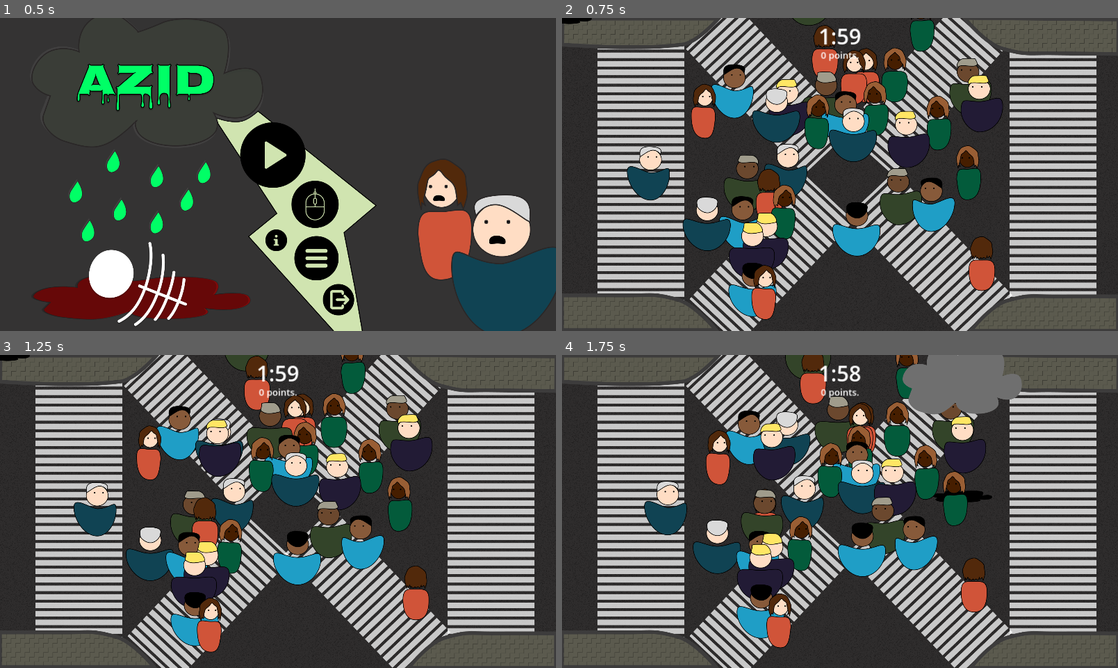
Above: before the commit, frames 1-4 (two rows, left to right).
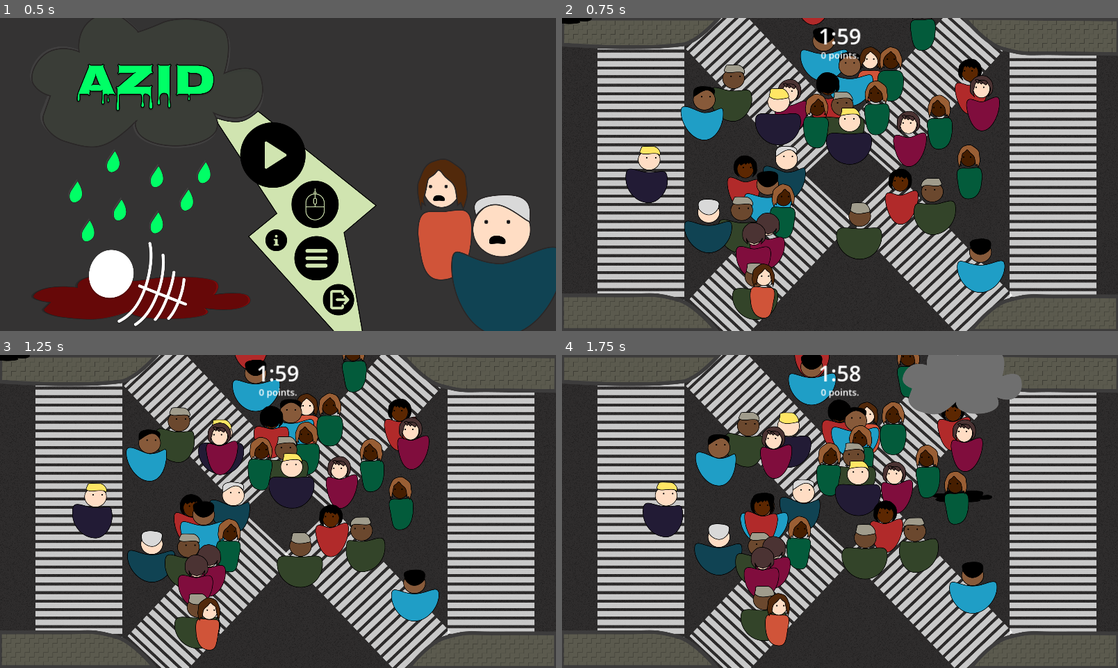
Above: after the commit, the same moments.

Repository: wetrustinprize/trijam-268
Game: Godot game, scene res://scenes/main_menu.tscn
Two runs of this game, one before a commit and one after it. Both use one fixed random seed, a clock stepped at 60 frames per second and the inputs below. Sound files missing from this copy of the repository are replaced by a short silence.
Inputs (mouse positions are in pixels of both pictures, inside the frame that each line leads up to):
- Up to frame 1 (0.5 s): no input
- Up to frame 2 (0.75 s): click (834, 155) at 0.5 s
- Up to frame 3 (1.25 s): no input
- Up to frame 4 (1.75 s): move the mouse to (962, 495) at 1.27 s; click (962, 495) at 1.42 s

Frame 1 is identical in both runs. In frame 2, 18% of the frame differs, in the area x 11-80%, y 0-97%; in frame 3, 18%, in the area x 13-79%, y 0-95%; in frame 4, 18%.

Commit message:
feat: animations

Diff:
--- a/animations/humans/human_b1.tres
+++ b/animations/humans/human_b1.tres
@@ -1,28 +1,43 @@
-[gd_resource type="SpriteFrames" load_steps=6 format=3 uid="uid://d34b4kxdhmpau"]
+[gd_resource type="SpriteFrames" load_steps=9 format=3 uid="uid://d34b4kxdhmpau"]
 
-[ext_resource type="Texture2D" uid="uid://745ilexljycu" path="res://sprites/human_w.png" id="1_1ew6p"]
+[ext_resource type="Texture2D" uid="uid://cf6urvw7hlgc7" path="res://sprites/human_b.png" id="1_up5gw"]
 
-[sub_resource type="AtlasTexture" id="AtlasTexture_fj7j4"]
-atlas = ExtResource("1_1ew6p")
-region = Rect2(400, 600, 200, 200)
+[sub_resource type="AtlasTexture" id="AtlasTexture_o2hki"]
+atlas = ExtResource("1_up5gw")
+region = Rect2(420, 0, 210, 222)
 
-[sub_resource type="AtlasTexture" id="AtlasTexture_0w7ak"]
-atlas = ExtResource("1_1ew6p")
-region = Rect2(600, 600, 200, 200)
+[sub_resource type="AtlasTexture" id="AtlasTexture_g8ueq"]
+atlas = ExtResource("1_up5gw")
+region = Rect2(420, 222, 210, 222)
 
-[sub_resource type="AtlasTexture" id="AtlasTexture_dtbqq"]
-atlas = ExtResource("1_1ew6p")
-region = Rect2(0, 600, 200, 200)
+[sub_resource type="AtlasTexture" id="AtlasTexture_esgih"]
+atlas = ExtResource("1_up5gw")
+region = Rect2(630, 0, 210, 222)
 
-[sub_resource type="AtlasTexture" id="AtlasTexture_h8qnw"]
-atlas = ExtResource("1_1ew6p")
-region = Rect2(200, 600, 200, 200)
+[sub_resource type="AtlasTexture" id="AtlasTexture_w8d18"]
+atlas = ExtResource("1_up5gw")
+region = Rect2(0, 0, 210, 222)
+
+[sub_resource type="AtlasTexture" id="AtlasTexture_jrnsa"]
+atlas = ExtResource("1_up5gw")
+region = Rect2(0, 222, 210, 222)
+
+[sub_resource type="AtlasTexture" id="AtlasTexture_4hpww"]
+atlas = ExtResource("1_up5gw")
+region = Rect2(210, 0, 210, 222)
+
+[sub_resource type="AtlasTexture" id="AtlasTexture_id0wq"]
+atlas = ExtResource("1_up5gw")
+region = Rect2(210, 222, 210, 222)
 
 [resource]
 animations = [{
 "frames": [{
 "duration": 1.0,
-"texture": SubResource("AtlasTexture_fj7j4")
+"texture": SubResource("AtlasTexture_o2hki")
+}, {
+"duration": 1.0,
+"texture": SubResource("AtlasTexture_g8ueq")
 }],
 "loop": true,
 "name": &"back",
@@ -30,7 +45,7 @@
 }, {
 "frames": [{
 "duration": 1.0,
-"texture": SubResource("AtlasTexture_0w7ak")
+"texture": SubResource("AtlasTexture_esgih")
 }],
 "loop": true,
 "name": &"dead",
@@ -38,7 +53,10 @@
 }, {
 "frames": [{
 "duration": 1.0,
-"texture": SubResource("AtlasTexture_dtbqq")
+"texture": SubResource("AtlasTexture_w8d18")
+}, {
+"duration": 1.0,
+"texture": SubResource("AtlasTexture_jrnsa")
 }],
 "loop": true,
 "name": &"forward",
@@ -46,7 +64,10 @@
 }, {
 "frames": [{
 "duration": 1.0,
-"texture": SubResource("AtlasTexture_h8qnw")
+"texture": SubResource("AtlasTexture_4hpww")
+}, {
+"duration": 1.0,
+"texture": SubResource("AtlasTexture_id0wq")
 }],
 "loop": true,
 "name": &"side",
--- a/animations/humans/human_b2.tres
+++ b/animations/humans/human_b2.tres
@@ -1,28 +1,43 @@
-[gd_resource type="SpriteFrames" load_steps=6 format=3 uid="uid://uwu11wp0e0cs"]
+[gd_resource type="SpriteFrames" load_steps=9 format=3 uid="uid://uwu11wp0e0cs"]
 
 [ext_resource type="Texture2D" uid="uid://cf6urvw7hlgc7" path="res://sprites/human_b.png" id="1_ad7bo"]
 
-[sub_resource type="AtlasTexture" id="AtlasTexture_cvi16"]
+[sub_resource type="AtlasTexture" id="AtlasTexture_virq3"]
 atlas = ExtResource("1_ad7bo")
-region = Rect2(400, 0, 200, 200)
+region = Rect2(420, 444, 210, 222)
 
-[sub_resource type="AtlasTexture" id="AtlasTexture_p4yv7"]
+[sub_resource type="AtlasTexture" id="AtlasTexture_e84u7"]
 atlas = ExtResource("1_ad7bo")
-region = Rect2(600, 200, 200, 200)
+region = Rect2(420, 666, 210, 222)
 
-[sub_resource type="AtlasTexture" id="AtlasTexture_eeuvs"]
+[sub_resource type="AtlasTexture" id="AtlasTexture_11dg2"]
 atlas = ExtResource("1_ad7bo")
-region = Rect2(0, 0, 200, 200)
+region = Rect2(630, 444, 210, 222)
 
-[sub_resource type="AtlasTexture" id="AtlasTexture_8njng"]
+[sub_resource type="AtlasTexture" id="AtlasTexture_d8bdk"]
 atlas = ExtResource("1_ad7bo")
-region = Rect2(200, 0, 200, 200)
+region = Rect2(0, 444, 210, 222)
+
+[sub_resource type="AtlasTexture" id="AtlasTexture_lc3ik"]
+atlas = ExtResource("1_ad7bo")
+region = Rect2(0, 666, 210, 222)
+
+[sub_resource type="AtlasTexture" id="AtlasTexture_07ep0"]
+atlas = ExtResource("1_ad7bo")
+region = Rect2(210, 444, 210, 222)
+
+[sub_resource type="AtlasTexture" id="AtlasTexture_85xc8"]
+atlas = ExtResource("1_ad7bo")
+region = Rect2(210, 666, 210, 222)
 
 [resource]
 animations = [{
 "frames": [{
 "duration": 1.0,
-"texture": SubResource("AtlasTexture_cvi16")
+"texture": SubResource("AtlasTexture_virq3")
+}, {
+"duration": 1.0,
+"texture": SubResource("AtlasTexture_e84u7")
 }],
 "loop": true,
 "name": &"back",
@@ -30,7 +45,7 @@
 }, {
 "frames": [{
 "duration": 1.0,
-"texture": SubResource("AtlasTexture_p4yv7")
+"texture": SubResource("AtlasTexture_11dg2")
 }],
 "loop": true,
 "name": &"dead",
@@ -38,7 +53,10 @@
 }, {
 "frames": [{
 "duration": 1.0,
-"texture": SubResource("AtlasTexture_eeuvs")
+"texture": SubResource("AtlasTexture_d8bdk")
+}, {
+"duration": 1.0,
+"texture": SubResource("AtlasTexture_lc3ik")
 }],
 "loop": true,
 "name": &"forward",
@@ -46,7 +64,10 @@
 }, {
 "frames": [{
 "duration": 1.0,
-"texture": SubResource("AtlasTexture_8njng")
+"texture": SubResource("AtlasTexture_07ep0")
+}, {
+"duration": 1.0,
+"texture": SubResource("AtlasTexture_85xc8")
 }],
 "loop": true,
 "name": &"side",
--- a/animations/humans/human_b3.tres
+++ b/animations/humans/human_b3.tres
@@ -1,28 +1,43 @@
-[gd_resource type="SpriteFrames" load_steps=6 format=3 uid="uid://dwhbog6qv6pru"]
+[gd_resource type="SpriteFrames" load_steps=9 format=3 uid="uid://dwhbog6qv6pru"]
 
 [ext_resource type="Texture2D" uid="uid://cf6urvw7hlgc7" path="res://sprites/human_b.png" id="1_2et2c"]
 
-[sub_resource type="AtlasTexture" id="AtlasTexture_pf2lv"]
+[sub_resource type="AtlasTexture" id="AtlasTexture_hb6u1"]
 atlas = ExtResource("1_2et2c")
-region = Rect2(400, 200, 200, 200)
+region = Rect2(420, 888, 210, 222)
 
-[sub_resource type="AtlasTexture" id="AtlasTexture_85hjf"]
+[sub_resource type="AtlasTexture" id="AtlasTexture_5m3nv"]
 atlas = ExtResource("1_2et2c")
-region = Rect2(600, 200, 200, 200)
+region = Rect2(420, 1110, 210, 222)
 
-[sub_resource type="AtlasTexture" id="AtlasTexture_kqpgy"]
+[sub_resource type="AtlasTexture" id="AtlasTexture_wfcpb"]
 atlas = ExtResource("1_2et2c")
-region = Rect2(0, 200, 200, 200)
+region = Rect2(630, 888, 210, 222)
 
-[sub_resource type="AtlasTexture" id="AtlasTexture_e0fxi"]
+[sub_resource type="AtlasTexture" id="AtlasTexture_vtgvr"]
 atlas = ExtResource("1_2et2c")
-region = Rect2(200, 200, 200, 200)
+region = Rect2(0, 888, 210, 222)
+
+[sub_resource type="AtlasTexture" id="AtlasTexture_v35wx"]
+atlas = ExtResource("1_2et2c")
+region = Rect2(0, 1110, 210, 222)
+
+[sub_resource type="AtlasTexture" id="AtlasTexture_n1p6d"]
+atlas = ExtResource("1_2et2c")
+region = Rect2(210, 888, 210, 222)
+
+[sub_resource type="AtlasTexture" id="AtlasTexture_gslhl"]
+atlas = ExtResource("1_2et2c")
+region = Rect2(210, 1110, 210, 222)
 
 [resource]
 animations = [{
 "frames": [{
 "duration": 1.0,
-"texture": SubResource("AtlasTexture_pf2lv")
+"texture": SubResource("AtlasTexture_hb6u1")
+}, {
+"duration": 1.0,
+"texture": SubResource("AtlasTexture_5m3nv")
 }],
 "loop": true,
 "name": &"back",
@@ -30,7 +45,7 @@
 }, {
 "frames": [{
 "duration": 1.0,
-"texture": SubResource("AtlasTexture_85hjf")
+"texture": SubResource("AtlasTexture_wfcpb")
 }],
 "loop": true,
 "name": &"dead",
@@ -38,7 +53,10 @@
 }, {
 "frames": [{
 "duration": 1.0,
-"texture": SubResource("AtlasTexture_kqpgy")
+"texture": SubResource("AtlasTexture_vtgvr")
+}, {
+"duration": 1.0,
+"texture": SubResource("AtlasTexture_v35wx")
 }],
 "loop": true,
 "name": &"forward",
@@ -46,7 +64,10 @@
 }, {
 "frames": [{
 "duration": 1.0,
-"texture": SubResource("AtlasTexture_e0fxi")
+"texture": SubResource("AtlasTexture_n1p6d")
+}, {
+"duration": 1.0,
+"texture": SubResource("AtlasTexture_gslhl")
 }],
 "loop": true,
 "name": &"side",
--- a/animations/humans/human_b4.tres
+++ b/animations/humans/human_b4.tres
@@ -1,28 +1,43 @@
-[gd_resource type="SpriteFrames" load_steps=6 format=3 uid="uid://7slo2vfapxk1"]
+[gd_resource type="SpriteFrames" load_steps=9 format=3 uid="uid://7slo2vfapxk1"]
 
 [ext_resource type="Texture2D" uid="uid://cf6urvw7hlgc7" path="res://sprites/human_b.png" id="1_grb0w"]
 
-[sub_resource type="AtlasTexture" id="AtlasTexture_h4quq"]
+[sub_resource type="AtlasTexture" id="AtlasTexture_5jddh"]
 atlas = ExtResource("1_grb0w")
-region = Rect2(400, 600, 200, 200)
+region = Rect2(420, 1332, 210, 222)
 
-[sub_resource type="AtlasTexture" id="AtlasTexture_gb7ys"]
+[sub_resource type="AtlasTexture" id="AtlasTexture_gkftj"]
 atlas = ExtResource("1_grb0w")
-region = Rect2(600, 600, 200, 200)
+region = Rect2(420, 1554, 210, 222)
 
-[sub_resource type="AtlasTexture" id="AtlasTexture_3f3t2"]
+[sub_resource type="AtlasTexture" id="AtlasTexture_evbvf"]
 atlas = ExtResource("1_grb0w")
-region = Rect2(0, 600, 200, 200)
+region = Rect2(630, 1332, 210, 222)
 
-[sub_resource type="AtlasTexture" id="AtlasTexture_i8uot"]
+[sub_resource type="AtlasTexture" id="AtlasTexture_bn4gx"]
 atlas = ExtResource("1_grb0w")
-region = Rect2(200, 600, 200, 200)
+region = Rect2(0, 1332, 210, 222)
+
+[sub_resource type="AtlasTexture" id="AtlasTexture_nrxq7"]
+atlas = ExtResource("1_grb0w")
+region = Rect2(0, 1554, 210, 222)
+
+[sub_resource type="AtlasTexture" id="AtlasTexture_vbead"]
+atlas = ExtResource("1_grb0w")
+region = Rect2(210, 1332, 210, 222)
+
+[sub_resource type="AtlasTexture" id="AtlasTexture_2x6gl"]
+atlas = ExtResource("1_grb0w")
+region = Rect2(210, 1554, 210, 222)
 
 [resource]
 animations = [{
 "frames": [{
 "duration": 1.0,
-"texture": SubResource("AtlasTexture_h4quq")
+"texture": SubResource("AtlasTexture_5jddh")
+}, {
+"duration": 1.0,
+"texture": SubResource("AtlasTexture_gkftj")
 }],
 "loop": true,
 "name": &"back",
@@ -30,7 +45,7 @@
 }, {
 "frames": [{
 "duration": 1.0,
-"texture": SubResource("AtlasTexture_gb7ys")
+"texture": SubResource("AtlasTexture_evbvf")
 }],
 "loop": true,
 "name": &"dead",
@@ -38,7 +53,10 @@
 }, {
 "frames": [{
 "duration": 1.0,
-"texture": SubResource("AtlasTexture_3f3t2")
+"texture": SubResource("AtlasTexture_bn4gx")
+}, {
+"duration": 1.0,
+"texture": SubResource("AtlasTexture_nrxq7")
 }],
 "loop": true,
 "name": &"forward",
@@ -46,7 +64,10 @@
 }, {
 "frames": [{
 "duration": 1.0,
-"texture": SubResource("AtlasTexture_i8uot")
+"texture": SubResource("AtlasTexture_vbead")
+}, {
+"duration": 1.0,
+"texture": SubResource("AtlasTexture_2x6gl")
 }],
 "loop": true,
 "name": &"side",
--- a/animations/humans/human_w1.tres
+++ b/animations/humans/human_w1.tres
@@ -1,28 +1,43 @@
-[gd_resource type="SpriteFrames" load_steps=6 format=3 uid="uid://c88fe341ipwp7"]
+[gd_resource type="SpriteFrames" load_steps=9 format=3 uid="uid://c88fe341ipwp7"]
 
 [ext_resource type="Texture2D" uid="uid://745ilexljycu" path="res://sprites/human_w.png" id="1_8kyyf"]
 
-[sub_resource type="AtlasTexture" id="AtlasTexture_r8cq4"]
+[sub_resource type="AtlasTexture" id="AtlasTexture_3dmh1"]
 atlas = ExtResource("1_8kyyf")
-region = Rect2(400, 0, 200, 200)
+region = Rect2(420, 0, 210, 222)
 
-[sub_resource type="AtlasTexture" id="AtlasTexture_i7rls"]
+[sub_resource type="AtlasTexture" id="AtlasTexture_uh57d"]
 atlas = ExtResource("1_8kyyf")
-region = Rect2(600, 0, 200, 200)
+region = Rect2(420, 222, 210, 222)
 
-[sub_resource type="AtlasTexture" id="AtlasTexture_4ws6b"]
+[sub_resource type="AtlasTexture" id="AtlasTexture_mvssb"]
 atlas = ExtResource("1_8kyyf")
-region = Rect2(0, 0, 200, 200)
+region = Rect2(630, 0, 210, 222)
 
-[sub_resource type="AtlasTexture" id="AtlasTexture_a4tqt"]
+[sub_resource type="AtlasTexture" id="AtlasTexture_vggth"]
 atlas = ExtResource("1_8kyyf")
-region = Rect2(200, 0, 200, 200)
+region = Rect2(0, 0, 210, 222)
+
+[sub_resource type="AtlasTexture" id="AtlasTexture_l036q"]
+atlas = ExtResource("1_8kyyf")
+region = Rect2(0, 222, 210, 222)
+
+[sub_resource type="AtlasTexture" id="AtlasTexture_wvhsx"]
+atlas = ExtResource("1_8kyyf")
+region = Rect2(210, 0, 210, 222)
+
+[sub_resource type="AtlasTexture" id="AtlasTexture_p4f3s"]
+atlas = ExtResource("1_8kyyf")
+region = Rect2(210, 222, 210, 222)
 
 [resource]
 animations = [{
 "frames": [{
 "duration": 1.0,
-"texture": SubResource("AtlasTexture_r8cq4")
+"texture": SubResource("AtlasTexture_3dmh1")
+}, {
+"duration": 1.0,
+"texture": SubResource("AtlasTexture_uh57d")
 }],
 "loop": true,
 "name": &"back",
@@ -30,7 +45,7 @@
 }, {
 "frames": [{
 "duration": 1.0,
-"texture": SubResource("AtlasTexture_i7rls")
+"texture": SubResource("AtlasTexture_mvssb")
 }],
 "loop": true,
 "name": &"dead",
@@ -38,7 +53,10 @@
 }, {
 "frames": [{
 "duration": 1.0,
-"texture": SubResource("AtlasTexture_4ws6b")
+"texture": SubResource("AtlasTexture_vggth")
+}, {
+"duration": 1.0,
+"texture": SubResource("AtlasTexture_l036q")
 }],
 "loop": true,
 "name": &"forward",
@@ -46,7 +64,10 @@
 }, {
 "frames": [{
 "duration": 1.0,
-"texture": SubResource("AtlasTexture_a4tqt")
+"texture": SubResource("AtlasTexture_wvhsx")
+}, {
+"duration": 1.0,
+"texture": SubResource("AtlasTexture_p4f3s")
 }],
 "loop": true,
 "name": &"side",
--- a/animations/humans/human_w2.tres
+++ b/animations/humans/human_w2.tres
@@ -1,28 +1,43 @@
-[gd_resource type="SpriteFrames" load_steps=6 format=3 uid="uid://dnbpfj82q24u7"]
+[gd_resource type="SpriteFrames" load_steps=9 format=3 uid="uid://dnbpfj82q24u7"]
 
 [ext_resource type="Texture2D" uid="uid://745ilexljycu" path="res://sprites/human_w.png" id="1_ys4wa"]
 
-[sub_resource type="AtlasTexture" id="AtlasTexture_r8cq4"]
+[sub_resource type="AtlasTexture" id="AtlasTexture_5w4on"]
 atlas = ExtResource("1_ys4wa")
-region = Rect2(400, 0, 200, 200)
+region = Rect2(420, 444, 210, 222)
 
-[sub_resource type="AtlasTexture" id="AtlasTexture_i7rls"]
+[sub_resource type="AtlasTexture" id="AtlasTexture_qktf7"]
 atlas = ExtResource("1_ys4wa")
-region = Rect2(600, 0, 200, 200)
+region = Rect2(420, 666, 210, 222)
 
-[sub_resource type="AtlasTexture" id="AtlasTexture_4ws6b"]
+[sub_resource type="AtlasTexture" id="AtlasTexture_boacf"]
 atlas = ExtResource("1_ys4wa")
-region = Rect2(0, 0, 200, 200)
+region = Rect2(630, 444, 210, 222)
 
-[sub_resource type="AtlasTexture" id="AtlasTexture_a4tqt"]
+[sub_resource type="AtlasTexture" id="AtlasTexture_86f35"]
 atlas = ExtResource("1_ys4wa")
-region = Rect2(200, 0, 200, 200)
+region = Rect2(0, 444, 210, 222)
+
+[sub_resource type="AtlasTexture" id="AtlasTexture_lne1j"]
+atlas = ExtResource("1_ys4wa")
+region = Rect2(0, 666, 210, 222)
+
+[sub_resource type="AtlasTexture" id="AtlasTexture_oq5pu"]
+atlas = ExtResource("1_ys4wa")
+region = Rect2(210, 444, 210, 222)
+
+[sub_resource type="AtlasTexture" id="AtlasTexture_k5knq"]
+atlas = ExtResource("1_ys4wa")
+region = Rect2(210, 666, 210, 222)
 
 [resource]
 animations = [{
 "frames": [{
 "duration": 1.0,
-"texture": SubResource("AtlasTexture_r8cq4")
+"texture": SubResource("AtlasTexture_5w4on")
+}, {
+"duration": 1.0,
+"texture": SubResource("AtlasTexture_qktf7")
 }],
 "loop": true,
 "name": &"back",
@@ -30,7 +45,7 @@
 }, {
 "frames": [{
 "duration": 1.0,
-"texture": SubResource("AtlasTexture_i7rls")
+"texture": SubResource("AtlasTexture_boacf")
 }],
 "loop": true,
 "name": &"dead",
@@ -38,7 +53,10 @@
 }, {
 "frames": [{
 "duration": 1.0,
-"texture": SubResource("AtlasTexture_4ws6b")
+"texture": SubResource("AtlasTexture_86f35")
+}, {
+"duration": 1.0,
+"texture": SubResource("AtlasTexture_lne1j")
 }],
 "loop": true,
 "name": &"forward",
@@ -46,7 +64,10 @@
 }, {
 "frames": [{
 "duration": 1.0,
-"texture": SubResource("AtlasTexture_a4tqt")
+"texture": SubResource("AtlasTexture_oq5pu")
+}, {
+"duration": 1.0,
+"texture": SubResource("AtlasTexture_k5knq")
 }],
 "loop": true,
 "name": &"side",
--- a/animations/humans/human_w3.tres
+++ b/animations/humans/human_w3.tres
@@ -1,28 +1,43 @@
-[gd_resource type="SpriteFrames" load_steps=6 format=3 uid="uid://lvpuy63moh0r"]
+[gd_resource type="SpriteFrames" load_steps=9 format=3 uid="uid://lvpuy63moh0r"]
 
 [ext_resource type="Texture2D" uid="uid://745ilexljycu" path="res://sprites/human_w.png" id="1_wv10g"]
 
-[sub_resource type="AtlasTexture" id="AtlasTexture_2bj65"]
+[sub_resource type="AtlasTexture" id="AtlasTexture_grdh5"]
 atlas = ExtResource("1_wv10g")
-region = Rect2(400, 200, 200, 200)
+region = Rect2(420, 888, 210, 222)
 
-[sub_resource type="AtlasTexture" id="AtlasTexture_djo7a"]
+[sub_resource type="AtlasTexture" id="AtlasTexture_t5lyd"]
 atlas = ExtResource("1_wv10g")
-region = Rect2(600, 200, 200, 200)
+region = Rect2(420, 1110, 210, 222)
 
-[sub_resource type="AtlasTexture" id="AtlasTexture_1fvx5"]
+[sub_resource type="AtlasTexture" id="AtlasTexture_sowuk"]
 atlas = ExtResource("1_wv10g")
-region = Rect2(0, 200, 200, 200)
+region = Rect2(630, 888, 210, 222)
 
-[sub_resource type="AtlasTexture" id="AtlasTexture_3f7du"]
+[sub_resource type="AtlasTexture" id="AtlasTexture_l345c"]
 atlas = ExtResource("1_wv10g")
-region = Rect2(200, 200, 200, 200)
+region = Rect2(0, 888, 210, 222)
+
+[sub_resource type="AtlasTexture" id="AtlasTexture_ow8u2"]
+atlas = ExtResource("1_wv10g")
+region = Rect2(0, 1110, 210, 222)
+
+[sub_resource type="AtlasTexture" id="AtlasTexture_yeiht"]
+atlas = ExtResource("1_wv10g")
+region = Rect2(210, 888, 210, 222)
+
+[sub_resource type="AtlasTexture" id="AtlasTexture_n1r55"]
+atlas = ExtResource("1_wv10g")
+region = Rect2(210, 1110, 210, 222)
 
 [resource]
 animations = [{
 "frames": [{
 "duration": 1.0,
-"texture": SubResource("AtlasTexture_2bj65")
+"texture": SubResource("AtlasTexture_grdh5")
+}, {
+"duration": 1.0,
+"texture": SubResource("AtlasTexture_t5lyd")
 }],
 "loop": true,
 "name": &"back",
@@ -30,7 +45,7 @@
 }, {
 "frames": [{
 "duration": 1.0,
-"texture": SubResource("AtlasTexture_djo7a")
+"texture": SubResource("AtlasTexture_sowuk")
 }],
 "loop": true,
 "name": &"dead",
@@ -38,7 +53,10 @@
 }, {
 "frames": [{
 "duration": 1.0,
-"texture": SubResource("AtlasTexture_1fvx5")
+"texture": SubResource("AtlasTexture_l345c")
+}, {
+"duration": 1.0,
+"texture": SubResource("AtlasTexture_ow8u2")
 }],
 "loop": true,
 "name": &"forward",
@@ -46,7 +64,10 @@
 }, {
 "frames": [{
 "duration": 1.0,
-"texture": SubResource("AtlasTexture_3f7du")
+"texture": SubResource("AtlasTexture_yeiht")
+}, {
+"duration": 1.0,
+"texture": SubResource("AtlasTexture_n1r55")
 }],
 "loop": true,
 "name": &"side",
--- a/animations/humans/human_w4.tres
+++ b/animations/humans/human_w4.tres
@@ -1,28 +1,43 @@
-[gd_resource type="SpriteFrames" load_steps=6 format=3 uid="uid://dk7x3i6pgc5w"]
+[gd_resource type="SpriteFrames" load_steps=9 format=3 uid="uid://dk7x3i6pgc5w"]
 
 [ext_resource type="Texture2D" uid="uid://745ilexljycu" path="res://sprites/human_w.png" id="1_qb62v"]
 
-[sub_resource type="AtlasTexture" id="AtlasTexture_fj7j4"]
+[sub_resource type="AtlasTexture" id="AtlasTexture_feci0"]
 atlas = ExtResource("1_qb62v")
-region = Rect2(400, 600, 200, 200)
+region = Rect2(420, 1332, 210, 222)
 
-[sub_resource type="AtlasTexture" id="AtlasTexture_0w7ak"]
+[sub_resource type="AtlasTexture" id="AtlasTexture_1uxf7"]
 atlas = ExtResource("1_qb62v")
-region = Rect2(600, 600, 200, 200)
+region = Rect2(420, 1554, 210, 222)
 
-[sub_resource type="AtlasTexture" id="AtlasTexture_dtbqq"]
+[sub_resource type="AtlasTexture" id="AtlasTexture_8g6gy"]
 atlas = ExtResource("1_qb62v")
-region = Rect2(0, 600, 200, 200)
+region = Rect2(630, 1332, 210, 222)
 
-[sub_resource type="AtlasTexture" id="AtlasTexture_h8qnw"]
+[sub_resource type="AtlasTexture" id="AtlasTexture_gryc2"]
 atlas = ExtResource("1_qb62v")
-region = Rect2(200, 600, 200, 200)
+region = Rect2(0, 1332, 210, 222)
+
+[sub_resource type="AtlasTexture" id="AtlasTexture_r3kd3"]
+atlas = ExtResource("1_qb62v")
+region = Rect2(0, 1554, 210, 222)
+
+[sub_resource type="AtlasTexture" id="AtlasTexture_ofi43"]
+atlas = ExtResource("1_qb62v")
+region = Rect2(210, 1332, 210, 222)
+
+[sub_resource type="AtlasTexture" id="AtlasTexture_4k3rg"]
+atlas = ExtResource("1_qb62v")
+region = Rect2(210, 1554, 210, 222)
 
 [resource]
 animations = [{
 "frames": [{
 "duration": 1.0,
-"texture": SubResource("AtlasTexture_fj7j4")
+"texture": SubResource("AtlasTexture_feci0")
+}, {
+"duration": 1.0,
+"texture": SubResource("AtlasTexture_1uxf7")
 }],
 "loop": true,
 "name": &"back",
@@ -30,7 +45,7 @@
 }, {
 "frames": [{
 "duration": 1.0,
-"texture": SubResource("AtlasTexture_0w7ak")
+"texture": SubResource("AtlasTexture_8g6gy")
 }],
 "loop": true,
 "name": &"dead",
@@ -38,7 +53,10 @@
 }, {
 "frames": [{
 "duration": 1.0,
-"texture": SubResource("AtlasTexture_dtbqq")
+"texture": SubResource("AtlasTexture_gryc2")
+}, {
+"duration": 1.0,
+"texture": SubResource("AtlasTexture_r3kd3")
 }],
 "loop": true,
 "name": &"forward",
@@ -46,7 +64,10 @@
 }, {
 "frames": [{
 "duration": 1.0,
-"texture": SubResource("AtlasTexture_h8qnw")
+"texture": SubResource("AtlasTexture_ofi43")
+}, {
+"duration": 1.0,
+"texture": SubResource("AtlasTexture_4k3rg")
 }],
 "loop": true,
 "name": &"side",
Binary file changed: sprites/human_b.png
Binary file changed: sprites/human_w.png
